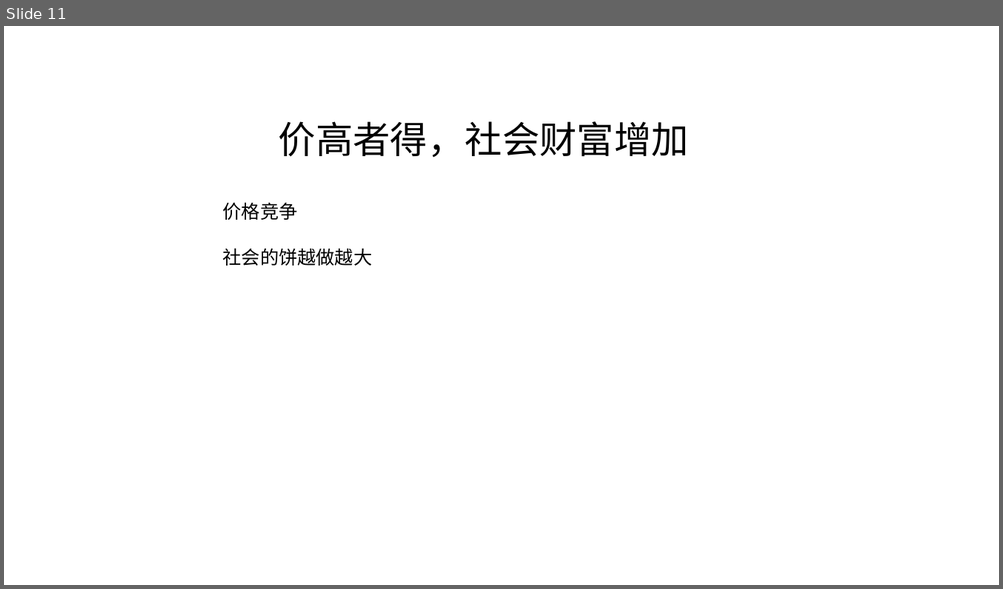
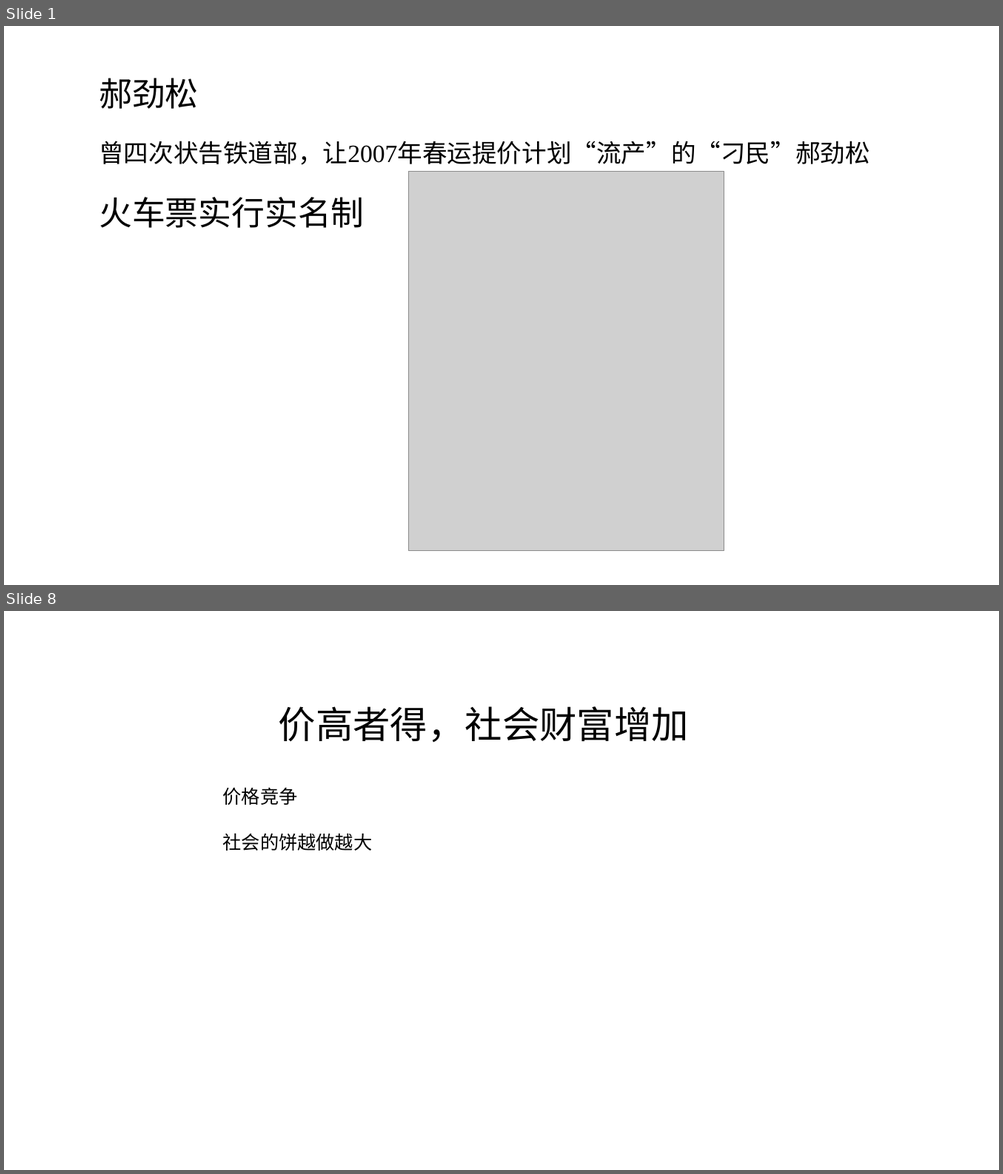
Before and after one commit to FredJiangFei/MyDocuments, a slide deck: 火车票/火车票.pptx. Shown one above the other, each under a label of ours: slide 11 before the commit, slides 1 and 8 after it; the slides between them are not shown. The pictures are 1003x589 and 1003x1174 pixels, drawn with LibreOffice and Linux fonts; fonts in the diff are those of the drawing; grey boxes stand for pictures. Boxes give left, top, right and bottom in pixels: in the first picture for what was removed or moved away, otherwise in the second. Text is boxed around its words. In the diff, an @@ line names an element or a change of style, - is before the commit and + after.

Commit message:
火车票

```diff
--- a/火车票/火车票.pptx
+++ b/火车票/火车票.pptx
@@ slide 1 added at [4, 26, 999, 585], background #FFFFFF @@
@@ text added at [99, 78, 198, 109], 32 pt, text #000000 @@
+郝劲松
@@ text added at [99, 141, 870, 165], 24 pt, text #000000 @@
+曾四次状告铁道部，让2007年春运提价计划“流产”的“刁民”郝劲松
@@ picture added at [408, 172, 725, 551] @@
@@ text added at [99, 197, 364, 228], 32 pt, text #000000 @@
+火车票实行实名制
@@ what was slide 11 is now slide 8 @@
```
Also in this commit, not shown: 9 slides changed, 2 other slides added, 6 slides removed, 3 other files.
